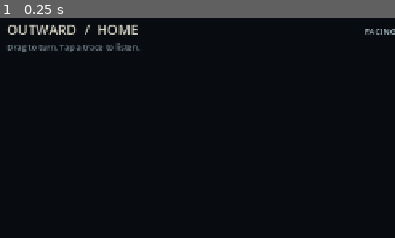
Above: before the commit, frame 1.
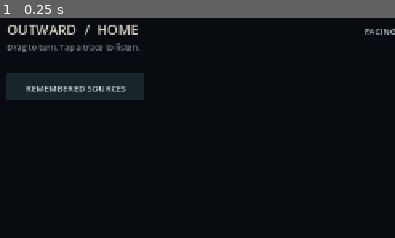
Above: after the commit, the same moment.

Repository: tellesus/Antzenpile
Game: Godot game, scene res://scenes/main/main.tscn
The game is run twice, just before and just after one commit, with the same random seed, the same clock (stepped at 60 frames per second) and the same inputs.
Inputs:
- Up to frame 1 (0.25 s): no input
The pictures show only the part of the screen within x 0-50%, y 0-50%; the shares and areas given below are measured in that part.

The runs differ from the first frame. In frame 1, 4.3% of the frame differs, in the area x 1-37%, y 25-38%.

Commit message:
task 065: browse returned source memories and verify food choices

Diff:
--- /dev/null
+++ b/docs/evidence/card065_sources.json
@@ -0,0 +1,104 @@
+{
+	"duration_seconds": 2400,
+	"engine": "4.7.2-stable (official)",
+	"platform": "Windows",
+	"policy": "Ordinary stores/scouts; fixed initial source versus returned-known alternatives. Alternative policy stops reported empty nonrecurring food and foreign routes, funds known food sources with four home carers reserved, tends harvested honeydew, and deliberately sustains its reported risky traffic up to ten gatherers. Both fund chambers/brood/sanitation from real stores. No hidden source decisions or rate changes.",
+	"rows": [
+		{
+			"adult_losses": 0,
+			"alternatives": false,
+			"brood_emerged": 32,
+			"lowest_carbohydrate": 0.00165,
+			"protection": 0,
+			"routes": 3,
+			"save_exact": true,
+			"seed": 482817,
+			"stores": {
+				"carbohydrate": 0.00165,
+				"protein": 67.92778,
+				"water": 121.51297
+			},
+			"workers": 72
+		},
+		{
+			"adult_losses": 10,
+			"alternatives": true,
+			"brood_emerged": 71,
+			"lowest_carbohydrate": 2.36272,
+			"protection": 6,
+			"routes": 6,
+			"save_exact": true,
+			"seed": 482817,
+			"stores": {
+				"carbohydrate": 195.05693,
+				"protein": 44.55096,
+				"water": 127.26254
+			},
+			"workers": 101
+		},
+		{
+			"adult_losses": 0,
+			"alternatives": false,
+			"brood_emerged": 32,
+			"lowest_carbohydrate": 0.00188,
+			"protection": 0,
+			"routes": 3,
+			"save_exact": true,
+			"seed": 591,
+			"stores": {
+				"carbohydrate": 0.00188,
+				"protein": 67.53797,
+				"water": 122.56328
+			},
+			"workers": 72
+		},
+		{
+			"adult_losses": 11,
+			"alternatives": true,
+			"brood_emerged": 71,
+			"lowest_carbohydrate": 2.05674,
+			"protection": 6,
+			"routes": 6,
+			"save_exact": true,
+			"seed": 591,
+			"stores": {
+				"carbohydrate": 209.42987,
+				"protein": 44.33136,
+				"water": 131.89714
+			},
+			"workers": 100
+		},
+		{
+			"adult_losses": 0,
+			"alternatives": false,
+			"brood_emerged": 72,
+			"lowest_carbohydrate": 0.0,
+			"protection": 0,
+			"routes": 3,
+			"save_exact": true,
+			"seed": 202603,
+			"stores": {
+				"carbohydrate": 0.00738,
+				"protein": 44.64537,
+				"water": 134.41788
+			},
+			"workers": 112
+		},
+		{
+			"adult_losses": 11,
+			"alternatives": true,
+			"brood_emerged": 70,
+			"lowest_carbohydrate": 6.90945,
+			"protection": 6,
+			"routes": 6,
+			"save_exact": true,
+			"seed": 202603,
+			"stores": {
+				"carbohydrate": 188.9507,
+				"protein": 46.52726,
+				"water": 111.55574
+			},
+			"workers": 99
+		}
+	]
+}
--- a/src/core/game_root.gd
+++ b/src/core/game_root.gd
@@ -289,6 +289,8 @@
 		if _outward_view != null:
 			_outward_view.facing = 0.0
 			_outward_view.selected_id = ""
+			_outward_view.sources_open = false
+			_outward_view.source_page = 0
 			_outward_view.reset_mission_visuals()
 		if _inward_view != null:
 			_inward_view.selected_id = ""
--- a/src/presentation/outward/outward_view.gd
+++ b/src/presentation/outward/outward_view.gd
@@ -8,6 +8,10 @@
 const Scent = preload("res://src/presentation/outward/trail_visual.gd")
 const ScoutTrace = preload("res://src/presentation/outward/scout_trace_visual.gd")
 const LossEvidence = preload("res://src/presentation/returned_loss_evidence.gd")
+const Memories = preload("res://src/presentation/outward/source_memory.gd")
+var sources_open: bool = false
+var source_category: String = "carbohydrate"
+var source_page: int = 0
 var signal_provider: Callable
 var status_provider: Callable
 var dispatch_command: Callable
@@ -169,7 +173,27 @@
 
 
 func _run_command(command: String) -> void:
+	if command.begins_with("source_filter_"):
+		source_category = command.trim_prefix("source_filter_")
+		source_page = 0
+		return
+	if command == "source_page":
+		source_page = (source_page + 1) % maxi(1, ceili(_source_entries().size() / 3.0))
+		return
+	if command.begins_with("source_entry_"):
+		var entries: Array[Dictionary] = _source_entries()
+		var index: int = source_page * 3 + int(command.trim_prefix("source_entry_"))
+		if index < entries.size():
+			selected_id = entries[index].id
+			if entries[index].bearing != null:
+				facing = entries[index].bearing
+			sources_open = false
+			_placed = Panorama.project(_signals, facing, get_viewport_rect().size)
+		return
 	match command:
+		"sources":
+			sources_open = not sources_open
+			exploration_open = false
 		"honeydew_start", "honeydew_stop":
 			var signal_data: Dictionary = _selected_signal()
 			if signal_data.is_empty() or not _is_honeydew(signal_data):
@@ -210,6 +234,7 @@
 				result = trail_set_command.call(route.id, target)
 			_feedback = ("Gatherers resumed from returned evidence" if route.get("recovery_ready", false) else "Gatherers sent · …(196 unchanged characters)…
 		"scout":
+			sources_open = false
 			if exploration_command.is_valid():
 				exploration_open = not exploration_open
 				return
@@ -249,6 +274,7 @@
 func _button_rect(command: String) -> Rect2:
 	var y: float = get_viewport_rect().size.y - 104.0
 	match command:
+		"sources": return Rect2(24, 100, 220, 44)
 		"scout": return Rect2(24, y, 148, 64)
 		"pause": return Rect2(188, y, 104, 64)
 		"speed_1": return Rect2(308, y, 62, 64)
@@ -262,6 +288,17 @@
 
 
 func _button_at(at: Vector2) -> String:
+	if sources_open and Rect2(24, 148, 308, 336).has_point(at):
+		for category: String in ["carbohydrate", "protein", "water"]:
+			if _source_filter_rect(category).has_point(at):
+				return "source_filter_" + category
+		var entries: Array[Dictionary] = _source_entries()
+		for index: int in 3:
+			if source_page * 3 + index < entries.size() and _source_row_rect(index).has_point(at):
+				return "source_entry_" + str(index)
+		if _source_page_rect().has_point(at):
+			return "source_page"
+		return "source_panel"
 	if exploration_open:
 		for command: String in ["explore_0", "explore_2", "explore_5", "explore_8", "exploration_bias", "exploration_general"]:
 			if _exploration_rect(command).has_point(at):
@@ -287,7 +324,7 @@
 		for command: String in contextual:
 			if _trail_button_rect(command).has_point(at):
 				return command
-	for command: String in ["scout", "pause", "speed_1", "speed_4", "speed_16", "speed_64", "inward", "save", "load"]:
+	for command: String in ["scout", "pause", "speed_1", "speed_4", "speed_16", "speed_64", "inward", "save", "load", "sources"]:
 		if _button_rect(command).has_point(at):
 			return command
 	return ""
@@ -306,6 +343,8 @@
 	if exploration_open:
 		_draw_exploration()
 	_draw_context(size)
+	if sources_open:
+		_draw_sources()
 	_draw_controls(size)
 
 
@@ -632,7 +671,7 @@
 
 
 func _draw_controls(size: Vector2) -> void:
-	for command: String in ["scout", "pause", "speed_1", "speed_4", "speed_16", "speed_64", "inward", "save", "load"]:
+	for command: String in ["scout", "pause", "speed_1", "speed_4", "speed_16", "speed_64", "inward", "save", "load", "sources"]:
 		var box: Rect2 = _button_rect(command)
 		var active: bool = command.begins_with("speed_") and not _status.is_empty() and int(command.trim_prefix("speed_")) == _status.time_scale
 		var unavailable: bool = command == "scout" and not exploration_command.is_valid() and not _status.is_empty() and (_status.available_workers < 1 or _status.active_scouts >= _status.scout_cap)
@@ -642,10 +681,10 @@
 		if unavailable:
 			color = Color("202326")
 		draw_rect(box, color)
-		var title: String = "SEND SCOUT" if command == "scout" else " …(241 unchanged characters)…
+		var title: String = "REMEMBERED SOURCES" if command == "sources" else "SEND SCOUT" if command == "scout" else " …(241 unchanged characters)…
 		if command == "scout" and exploration_command.is_valid():
 			title = "EXPLORATION"
-		_label(box.position + Vector2(box.size.x * 0.5, 40), title, Color("d3dcd4") if not unavailable else Color("78817e"), 14 if command in ["save", "load"] else 16, HORIZONTAL_ALIGNMENT_CENTER)
+		_label(box.position + Vector2(box.size.x * 0.5, 29 if command == "sources" else 40), title, Color("d3dcd4") if not unavailable else Color("78817e"), 14 if command in ["save", "load", "sources"] else 16, HORIZONTAL_ALIGNMENT_CENTER)
 	if not _feedback.is_empty() and Time.get_ticks_msec() < _feedback_until:
 		_label(Vector2(24, size.y - 17), _feedback, Color("b6c8b2"), 13)
 	else:
@@ -654,6 +693,47 @@
 
 func _signal_color(category: String) -> Color:
 	return Art.color_for(category)
+
+
+func _source_entries() -> Array[Dictionary]:
+	return Memories.entries(_signals, _status, source_category)
+
+
+func _source_filter_rect(category: String) -> Rect2:
+	return Rect2(40 + ["carbohydrate", "protein", "water"].find(category) * 92, 190, 86, 44)
+
+
+func _source_row_rect(index: int) -> Rect2:
+	return Rect2(40, 244 + index * 60, 274, 54)
+
+
+func _source_page_rect() -> Rect2:
+	return Rect2(40, 430, 274, 44)
+
+
+func _draw_sources() -> void:
+	draw_rect(Rect2(24, 148, 308, 336), Color("111921"))
+	_label(Vector2(40, 177), "Remembered sources", Color("d3dcd4"), 20)
+	for category: String in ["carbohydrate", "protein", "water"]:
+		var button: Rect2 = _source_filter_rect(category)
+		draw_rect(button, Color("31505a") if category == source_category else Color("18252b"))
+		_label(button.get_center() + Vector2(0, 6), "FOOD" if category == "carbohydrate" else category.to_upper(), Art.color_for(category), 13, HORIZONTAL_ALIGNMENT_CENTER)
+	var entries: Array[Dictionary] = _source_entries()
+	source_page = mini(source_page, maxi(0, ceili(entries.size() / 3.0) - 1))
+	for index: int in 3:
+		var offset: int = source_page * 3 + index
+		if offset >= entries.size():
+			break
+		var entry: Dictionary = entries[offset]
+		var box: Rect2 = _source_row_rect(index)
+		draw_rect(box, Color("30382f") if entry.id == selected_id else Color("182329"))
+		var title: String = "Honeydew" if entry.honeydew else "Memory %d" % (offset + 1)
+		_label(box.position + Vector2(10, 20), "%s · sensed %.0fs ago" % [title, entry.age], Color("d4c6a8"), 13)
+		_label(box.position + Vector2(10, 42), "%s · %d gathering%s" % [entry.state, entry.workers, " · ALARM" if entry.danger else ""], Color("c48c7c") if entry.danger else Color("96aab0"), 12)
+	if entries.is_empty():
+		_label(Vector2(40, 275), "No returned memory of this resource", Color("96aab0"), 13)
+	draw_rect(_source_page_rect(), Color("18252b"))
+	_label(_source_page_rect().get_center() + Vector2(0, 6), "MORE · %d / %d" % [source_page + 1, maxi(1, ceili(entries.size() / 3.0))], Color("d3dcd4"), 13, HORIZONTAL_ALIGNMENT_CENTER)
 
 
 func _exploration_rect(command: String) -> Rect2:
--- /dev/null
+++ b/src/presentation/outward/source_memory.gd
@@ -0,0 +1,24 @@
+class_name SourceMemory
+extends RefCounted
+## Returned memories only; browsing never validates current world availability.
+
+static func entries(signals: Array[Dictionary], status: Dictionary, category: String) -> Array[Dictionary]:
+	var result: Array[Dictionary] = []
+	for signal_data: Dictionary in signals:
+		if signal_data.category != category:
+			continue
+		var route: Dictionary = {}
+		for trail: Dictionary in status.get("trails", []):
+			if trail.destination_knowledge_id == signal_data.source_knowledge_id:
+				route = trail
+				break
+		var hint: Dictionary = status.get("temporal_hints", {}).get(signal_data.source_knowledge_id, {})
+		var reported_empty: bool = hint.get("last_return_empty", route.get("status", "") == "depleted")
+		var state: String = "Reported empty" if reported_empty else "Loaded before" if route.get("delivered_total", 0.0) > 0 else "Trace reported"
+		result.append({"id": signal_data.id, "knowledge_id": signal_data.source_knowledge_id,
+			"bearing": signal_data.get("bearing"), "age": signal_data.age, "state": state,
+			"workers": route.get("allocated_workers", 0),
+			"danger": route.get("reported_losses", 0) > 0 or route.get("foreign_reports", 0) > 0,
+			"honeydew": status.get("honeydew", {}).get("knowledge_id", "") == signal_data.source_knowledge_id})
+	result.sort_custom(func(a: Dictionary, b: Dictionary) -> bool: return a.knowledge_id < b.knowledge_id)
+	return result
--- a/src/sim/scouting/observation.gd
+++ b/src/sim/scouting/observation.gd
@@ -85,7 +85,13 @@
 		closest_distance = physical_distance
 	var config: ScoutConfig = preload("res://data/scouting/default_scouts.tres")
 	var physical_radius: float = config.localization_floor + closest_distance * config.distance_uncertainty
-	if absf(physical_radius - uncertainty_radius) <= 1e-15:
+	if data.get("collective_search", false):
+		# Collective samples are authored to eight decimals by ScoutSenses.
+		# Do not reconstruct an unrounded legacy radius from their distance.
+		var rounded_radius: float = roundf(uncertainty_radius * 1e8) / 1e8
+		if absf(rounded_radius - uncertainty_radius) <= 1e-15:
+			uncertainty_radius = rounded_radius
+	elif absf(physical_radius - uncertainty_radius) <= 1e-15:
 		uncertainty_radius = physical_radius
 	proximity_confirmed = data.proximity_confirmed
 	collective_search = data.get("collective_search", false)
--- a/src/sim/scouting/scout_agent.gd
+++ b/src/sim/scouting/scout_agent.gd
@@ -142,6 +142,12 @@
 		var evidence := Evidence.new()
 		if not value is Dictionary or not evidence.restore(value, world, colony, time):
 			return false
+		if data.get("standing", false) and not evidence.collective_search:
+			# Pre-065 private standing samples were rounded by sensing but did
+			# not acquire collective provenance until delivery. Keep their precision.
+			var rounded_radius: float = roundf(evidence.uncertainty_radius * 1e8) / 1e8
+			if absf(rounded_radius - evidence.uncertainty_radius) <= 1e-15:
+				evidence.uncertainty_radius = rounded_radius
 		if evidence.scout_id != data.id or evidence.origin_pile != data.origin_pile or restored_evidence.has(evidence.source_node_id):
 			return false
 		restored_evidence[evidence.source_node_id] = evidence
--- a/src/sim/scouting/scout_senses.gd
+++ b/src/sim/scouting/scout_senses.gd
@@ -19,6 +19,7 @@
 		var evidence: Observation = agent.observations.get(id)
 		if evidence == null:
 			evidence = Evidence.new()
+			evidence.collective_search = agent.standing
 			evidence.id = agent.id + ":" + id
 			evidence.scout_id = agent.id
 			evidence.origin_pile = agent.origin_pile
--- /dev/null
+++ b/tests/evaluate_source_choices.gd
@@ -0,0 +1,89 @@
+extends "res://tests/evaluate_collective_exploration.gd"
+func _run():
+	var rows: Array[Dictionary] = []
+	for seed_value: int in [482817, 591, 202603]:
+		for aware: bool in [false, true]:
+			var game := Controller.new(seed_value)
+			game.set_exploration(5)
+			var row: Dictionary = {"seed": seed_value, "alternatives": aware, "lowest_carbohydrate": 10.0, "save_exact": false}
+			while game.run.simulation_time < 2400:
+				var pile: PileState = game.run.colony.piles.home
+				if game.run.clock.tick_count % 20 == 0:
+					if aware:
+						_choices(game)
+					else:
+						_policy(game, "standing_trunks", row)
+					if pile.midden.revealed:
+						game.set_sanitation_workers("home", 1 if pile.midden.state == "developed" else 2)
+						game.start_midden("home")
+				game.advance(0.25)
+				row.lowest_carbohydrate = minf(row.lowest_carbohydrate, pile.resources.carbohydrate)
+				assert(pile.workers.invariant_holds())
+				if game.run.simulation_time == 1200:
+					var copy := Controller.new()
+					var restored: bool = copy.restore_snapshot(Snapshot.new().snapshot(game))
+					assert(restored)
+					copy.advance(4)
+					game.advance(4)
+					row.save_exact = copy.run.to_dict() == game.run.to_dict()
+					if not row.save_exact:
+						FileAccess.open("res://.godot/sources_live.json", FileAccess.WRITE).store_string(JSON.stringify(game.run.to_dict(), "\t", true, true))
+						FileAccess.open("res://.godot/sources_copy.json", FileAccess.WRITE).store_string(JSON.stringify(copy.run.to_dict(), "\t", true, true))
+						printerr("Source policy continuation mismatch: ", seed_value, " alternatives=", aware)
+						quit(1)
+						return
+			var pile: PileState = game.run.colony.piles.home
+			row["stores"] = pile.resources.duplicate()
+			row["workers"] = pile.workers_total
+			row["adult_losses"] = pile.workers.lost_total
+			row["brood_emerged"] = pile.brood_matured_total
+			row["routes"] = game.run.trails.routes.size()
+			row["protection"] = game.run.honeydew.protection_workers
+			rows.append(row)
+	var file := FileAccess.open("res://docs/evidence/card065_sources.json", FileAccess.WRITE)
+	assert(file != null)
+	file.store_string(JSON.stringify({"duration_seconds": 2400, "engine": Engine.get_version_info().string,
+		"platform": OS.get_name(), "policy": "Ordinary stores/scouts; fixed initial source versus returned-known alternatives. Alternative policy stops reported empty nonrecurring food and foreign routes, funds known food sources with four home carers reserved, tends harvested honeydew, and deliberately sustains its reported risky traffic up to ten gatherers. Both fund chambers/brood/sanitation from real stores. No hidden source decisions or rate changes.", "rows": rows}, "\t", true, true))
+	print("[SOURCE-CHOICES] ", JSON.stringify(rows))
+	quit()
+
+func _choices(game: SimulationController) -> void:
+	var pile: PileState = game.run.colony.piles.home
+	game.start_food_exchange("home")
+	game.start_nursery_development("home")
+	game.start_brood("home")
+	var used: Array[String] = []
+	for route: TrailRouteState in game.run.trails.routes.values():
+		var kind: String = game.run.knowledge.nodes[route.destination_knowledge_id].definition_id
+		var hint: Dictionary = game.run.knowledge.temporal_hint(route.destination_knowledge_id)
+		if route.foreign_reports > 0:
+			game.set_trail_workers(route.id, 0)
+			continue
+		if route.reported_depleted:
+			game.set_investigation_priority(route.destination_knowledge_id, true)
+			if kind == "carbohydrate" and not hint.possible_recurrence:
+				game.set_trail_workers(route.id, 0)
+			else:
+				game.trails.set_recovery_watch(route.id, true)
+		if route.desired_workers > 0:
+			used.append(kind)
+	var ids: Array = game.run.knowledge.nodes.keys()
+	ids.sort()
+	for id: String in ids:
+		var kind: String = game.run.knowledge.nodes[id].definition_id
+		if kind not in PileState.RESOURCE_IDS or kind != "carbohydrate" and kind in used:
+			continue
+		var route: TrailRouteState = game.run.trails.find_route("home", id)
+		if route != null and (route.foreign_reports > 0 or route.reported_depleted and not game.run.knowledge.recovery_report(id, route.last_empty_report_at)):
+			continue
+		if game.run.knowledge.temporal_hint(id).last_return_empty:
+			continue
+		if pile.workers_available >= 9 and game.create_trail("home", id):
+			used.append(kind)
+	if game.run.honeydew.relationship == "exploited" and pile.workers_available >= 10:
+		game.start_honeydew_tending("home")
+	var honeydew: TrailRouteState = game.run.trails.find_route("home", "known:" + game.ecology.HONEYDEW.source_id)
+	if honeydew != null and honeydew.status == "active" and game.run.honeydew.relationship == "tended":
+		var needed: int = maxi(0, 10 - honeydew.allocated_workers)
+		if pile.workers_available >= needed + 4:
+			game.set_trail_workers(honeydew.id, 10)
--- /dev/null
+++ b/tests/probe_source_memory.gd
@@ -0,0 +1,32 @@
+extends SceneTree
+const Root = preload("res://src/core/game_root.gd")
+const Fixture = preload("res://tests/test_persistent_chemistry.gd")
+func _initialize():
+	_run.call_deferred()
+func _run():
+	var game := Root.new()
+	get_root().add_child(game)
+	game.set_process(false)
+	game.simulation = Fixture.new().experienced_game()
+	game.simulation.toggle_pause()
+	var view: OutwardView = game._outward_view
+	view._process(0)
+	view._pointer_press(view._button_rect("sources").get_center(), "touch")
+	assert(view.sources_open)
+	await _capture(game, "browse")
+	view._pointer_press(view._source_row_rect(1).get_center(), "mouse")
+	assert(not view.sources_open and not view.selected_id.is_empty())
+	await _capture(game, "selected")
+	print("[SOURCE-MEMORY-PROBE] source browser and remembered-bearing focus via touch/mouse at standard/compact sizes")
+	game.queue_free()
+	await process_frame
+	quit()
+func _capture(game: Node, stage: String):
+	var before: Dictionary = game.simulation.run.to_dict()
+	for size: Vector2i in [Vector2i(1280,720), Vector2i(900,600)]:
+		DisplayServer.window_set_size(size)
+		for frame: int in 3:
+			await process_frame
+		await RenderingServer.frame_post_draw
+		assert(get_root().get_texture().get_image().save_png("res://.godot/card065_%s_%d.png" % [stage, size.x]) == OK)
+	assert(before == game.simulation.run.to_dict())
--- a/tests/run_tests.gd
+++ b/tests/run_tests.gd
@@ -59,6 +59,7 @@
 	preload("res://tests/test_trail_exploration.gd"),
 	preload("res://tests/test_source_recovery.gd"),
 	preload("res://tests/test_sanitation.gd"),
+	preload("res://tests/test_source_memory.gd"),
 ]
 
 var checks: int = 0
--- /dev/null
+++ b/tests/test_source_memory.gd
@@ -0,0 +1,59 @@
+extends RefCounted
+const Root = preload("res://src/core/game_root.gd")
+const View = preload("res://src/presentation/outward/outward_view.gd")
+const Memory = preload("res://src/presentation/outward/source_memory.gd")
+const Fixture = preload("res://tests/test_persistent_chemistry.gd")
+
+func run(test: Object) -> bool:
+	var root := Root.new()
+	root.simulation = Fixture.new().experienced_game()
+	var view: OutwardView = View.new()
+	view.signal_provider = root.sensory_snapshot.bind("home")
+	view.status_provider = root.outward_status.bind("home")
+	test.get_root().add_child(view)
+	view._process(0)
+	var entries: Array[Dictionary] = Memory.entries(view._signals, view._status, "carbohydrate")
+	test.check(entries.size() == 2 and entries[0].knowledge_id != entries[1].knowledge_id, "Browser lists distinct returned food memories")
+	var before: Dictionary = root.simulation.run.to_dict()
+	var evidence: Observation = root.simulation.run.knowledge.observations.values()[0].detached_copy()
+	evidence.collective_search = true
+	evidence.closest_distance = 3.60555124
+	evidence.uncertainty_radius = 2.05277562
+	var restored := Observation.new()
+	test.check(restored.restore(JSON.parse_string(JSON.stringify(evidence.to_dict(), "", true, true)), root.simulation.run.world, root.simulation.run.colony, root.simulation.run.simulation_time) and restored.uncertainty_radius == evidence.uncertainty_radius, "Rounded collective observation cannot regain a legacy floating-point tail on reload")
+	var remembered: Array[Dictionary] = entries.duplicate(true)
+	root.simulation.run.world.nodes.carb_exposed.quantity = 0
+	root.simulation.run.world.nodes.carb_exposed.active = false
+	root.simulation.run.world.nodes.carb_sheltered.position += Vector2(2, 2)
+	view._process(0)
+	test.check(Memory.entries(view._signals, view._status, "carbohydrate") == remembered, "Hidden depletion/movement cannot update remembered sources")
+	before = root.simulation.run.to_dict()
+	view._pointer_press(view._button_rect("sources").get_center(), "touch")
+	test.check(view.sources_open and not view.exploration_open, "Touch opens source attention")
+	view._pointer_press(view._source_row_rect(1).get_center(), "mouse")
+	test.check(view.selected_id == entries[1].id and view.facing == entries[1].bearing and not view.sources_open and root.simulation.run.to_dict() == before, "Mouse selects another returned memory without issuing gameplay commands")
+	view._run_command("sources")
+	view._pointer_press(view._source_filter_rect("water").get_center(), "touch")
+	test.check(view.source_category == "water" and view.source_page == 0 and root.simulation.run.to_dict() == before, "Resource filter is free sensory attention")
+	view._pointer_press(Vector2(25, 150), "mouse")
+	test.check(root.simulation.run.to_dict() == before, "Panel background cannot click through to trails")
+	# Pure projection fixture checks pagination beyond the authored backyard size.
+	var signals: Array[Dictionary] = []
+	for index: int in 7:
+		var item: Dictionary = view._signals[0].duplicate(true)
+		item.id = "signal:known:memory_%d" % index
+		item.source_knowledge_id = "known:memory_%d" % index
+		item.category = "carbohydrate"
+		item.age = 9000.0
+		signals.append(item)
+	view._signals = signals
+	view.source_category = "carbohydrate"
+	view._run_command("source_page")
+	test.check(view.source_page == 1 and view._button_at(view._source_row_rect(2).get_center()) == "source_entry_2", "Seven old memories paginate with three accessible rows")
+	view._run_command("source_page")
+	test.check(view.source_page == 2 and view._button_at(view._source_row_rect(1).get_center()) == "source_panel", "Last partial page has no nonexistent selectable row")
+	view._run_command("source_entry_0")
+	test.check(view.selected_id == "signal:known:memory_6", "Aged memory stays selectable without confidence floor")
+	view.free()
+	root.free()
+	return true
Not shown, added: src/presentation/outward/source_memory.gd.uid
Not shown, added: tests/evaluate_source_choices.gd.uid
Not shown, added: tests/probe_source_memory.gd.uid
Not shown, added: tests/test_source_memory.gd.uid
Not shown, changed: docs/ARCHITECTURE.md
Not shown, changed: docs/DATA_MODEL.md
Not shown, changed: docs/POST_SLICE_PLAN.md
Not shown, added: docs/SOURCE_CHOICE_EVALUATION.md
Not shown, changed: docs/UI_RULES.md
Not shown, added: docs/tasks/065_remembered_sources.md
